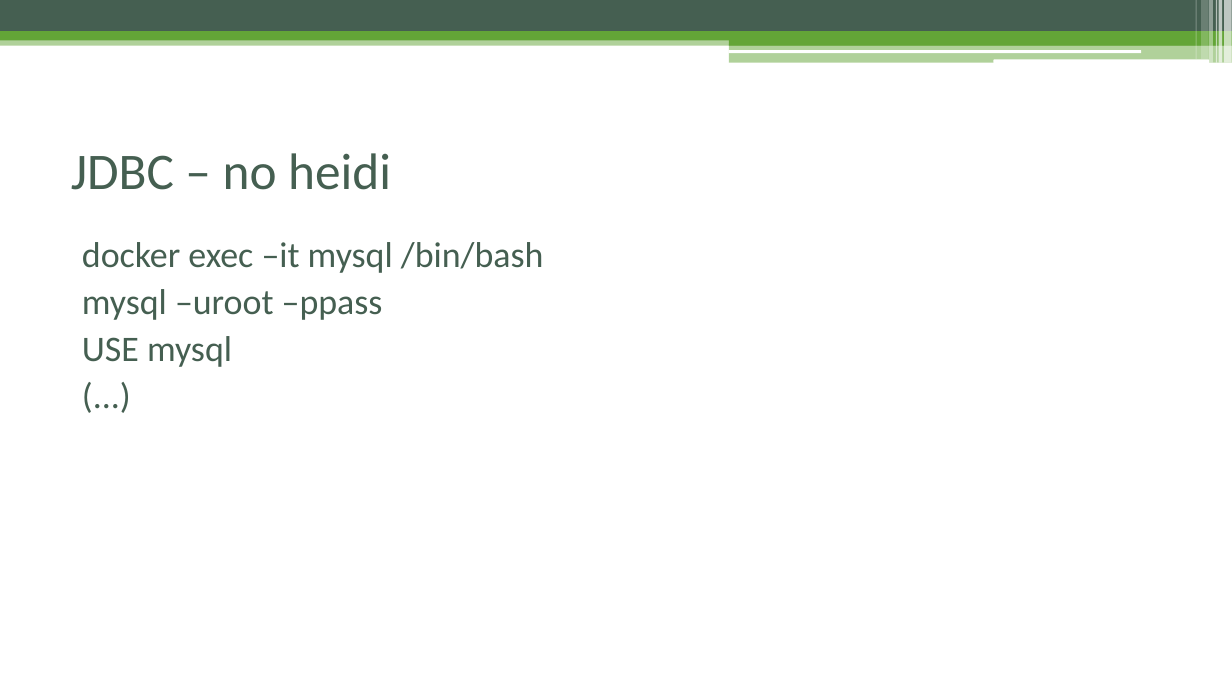
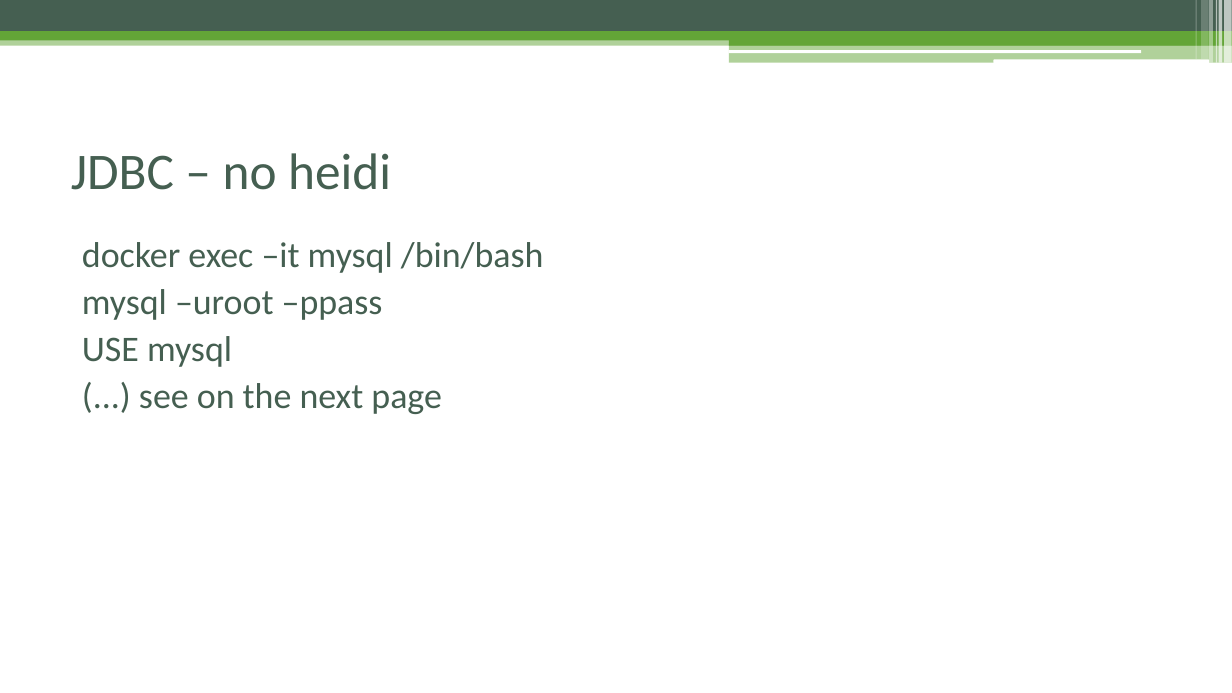
Before and after one commit to czyzyk29/SoapUI_Workshop, a slide deck: slide 41 of Warsztat_soapUI.pptx (slide 37 before the commit). Drawn at 1232x693 pixels with LibreOffice and Linux fonts; fonts in the diff are those of the drawing. Boxes give left, top, right and bottom in pixels: in the first picture for what was removed or moved away, otherwise in the second. Text is boxed around its words. In the diff, an @@ line names an element or a change of style, - is before the commit and + after.

```diff
--- a/Warsztat_soapUI.pptx
+++ b/Warsztat_soapUI.pptx
@@ text at bbox=[139, 383, 442, 414]: text changed @@
-(...)
+(...) see on the next page
```
Also in this commit, not shown: 12 other slides changed, 8 slides added, 4 other files.
